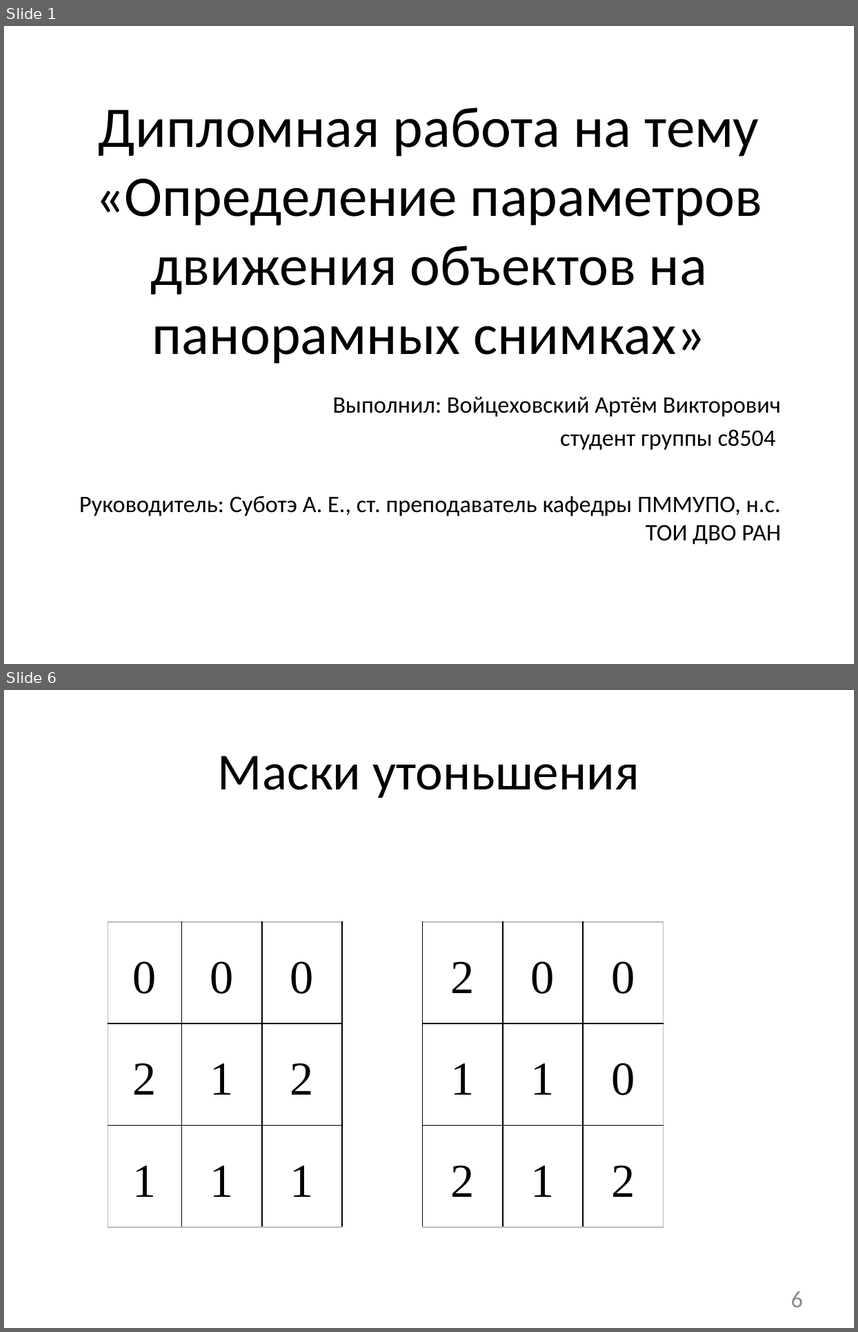
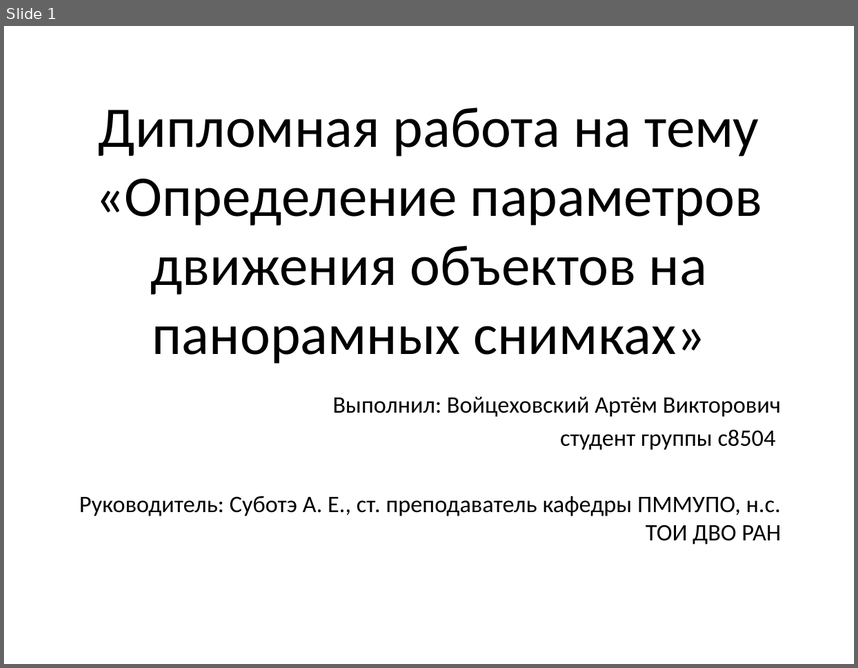
Before and after one commit to NecroArt/Diploma, a slide deck: docs/parts/conference.pptx. Shown one above the other, each under a label of ours: slides 1 and 6 before the commit, slide 1 after it; the slides between them are not shown. The pictures are 858x1332 and 858x668 pixels, drawn with LibreOffice and Linux fonts; fonts in the diff are those of the drawing. Boxes give left, top, right and bottom in pixels: in the first picture for what was removed or moved away, otherwise in the second. Text is boxed around its words. In the diff, an @@ line names an element or a change of style, - is before the commit and + after.

```diff
--- a/docs/parts/conference.pptx
+++ b/docs/parts/conference.pptx
@@ slide 6 removed at [4,690,854,1328], background #FFFFFF @@
@@ title removed at [218,756,639,798] @@
-Маски утоньшения
@@ table removed at [107,922,662,1228], 3 rows, 7 columns @@
-0 | 0 | 0 |  | 2 | 0 | 0
-2 | 1 | 2 |  | 1 | 1 | 0
-1 | 1 | 1 |  | 2 | 1 | 2
@@ page number removed at [791,1291,803,1307] @@
-6
```
Also in this commit, not shown: 6 slides changed, 2 slides added, 13 other files.
